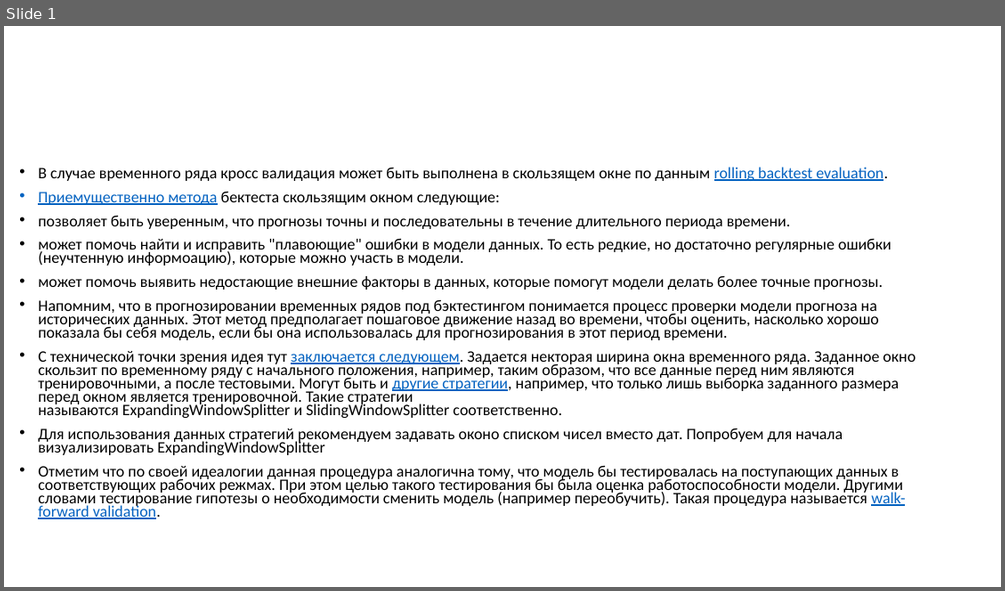
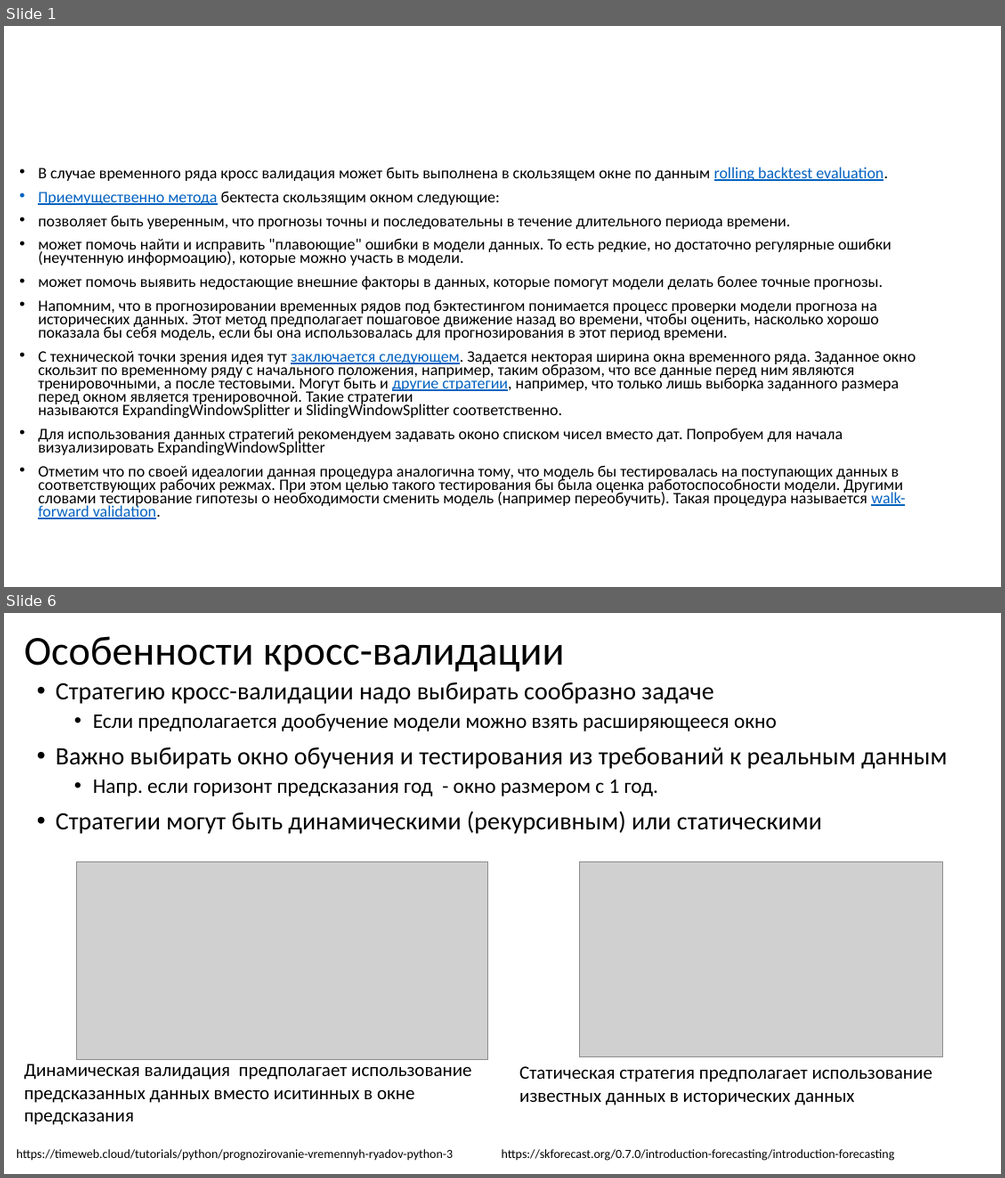
Before and after one commit to MVRonkin/TimeSeriesCourse, a slide deck: 2025/04-2 Оценка качества предсказаний ВР.pptx. Shown one above the other, each under a label of ours: slide 1 before the commit, slides 1 and 6 after it; the slides between them are not shown. The pictures are 1005x591 and 1005x1178 pixels, drawn with LibreOffice and Linux fonts; fonts in the diff are those of the drawing; grey boxes stand for pictures. Boxes give left, top, right and bottom in pixels: in the first picture for what was removed or moved away, otherwise in the second. Text is boxed around its words. In the diff, an @@ line names an element or a change of style, - is before the commit and + after.

```diff
--- a/2025/04-2 Оценка качества предсказаний ВР.pptx
+++ b/2025/04-2 Оценка качества предсказаний ВР.pptx
@@ slide 6 added at <box>4,613,1001,1174</box>, background #FFFFFF @@
@@ title added at <box>24,636,564,672</box>, 39.6 pt, text #000000 @@
+Особенности кросс-валидации
@@ text added at <box>56,682,947,834</box>, 24 pt, text #000000 @@
+• Стратегию кросс-валидации надо выбирать сообразно задаче
+  • Если предполагается дообучение модели можно взять расширяющееся окно
+• Важно выбирать окно обучения и тестирования из требований к реальным данным
+  • Напр. если горизонт предсказания год - окно размером с 1 год.
+• Стратегии могут быть динамическими (рекурсивным) или статическими
@@ picture added at <box>77,861,488,1060</box> @@
@@ picture added at <box>580,861,943,1057</box> @@
@@ text added at <box>24,1063,471,1125</box>, 18 pt, text #000000 @@
+Динамическая валидация предполагает использование предсказанных данных вместо иситинных в окне предсказания
@@ text added at <box>519,1066,932,1105</box>, 18 pt, text #000000 @@
+Статическая стратегия предполагает использование известных данных в исторических данных
@@ text added at <box>16,1149,453,1160</box>, 12 pt, text #000000 @@
+https://timeweb.cloud/tutorials/python/prognozirovanie-vremennyh-ryadov-python-3
@@ text added at <box>502,1149,895,1160</box>, 12 pt, text #000000 @@
+https://skforecast.org/0.7.0/introduction-forecasting/introduction-forecasting
```
Also in this commit, not shown: 1 slide changed, 5 other slides added.
